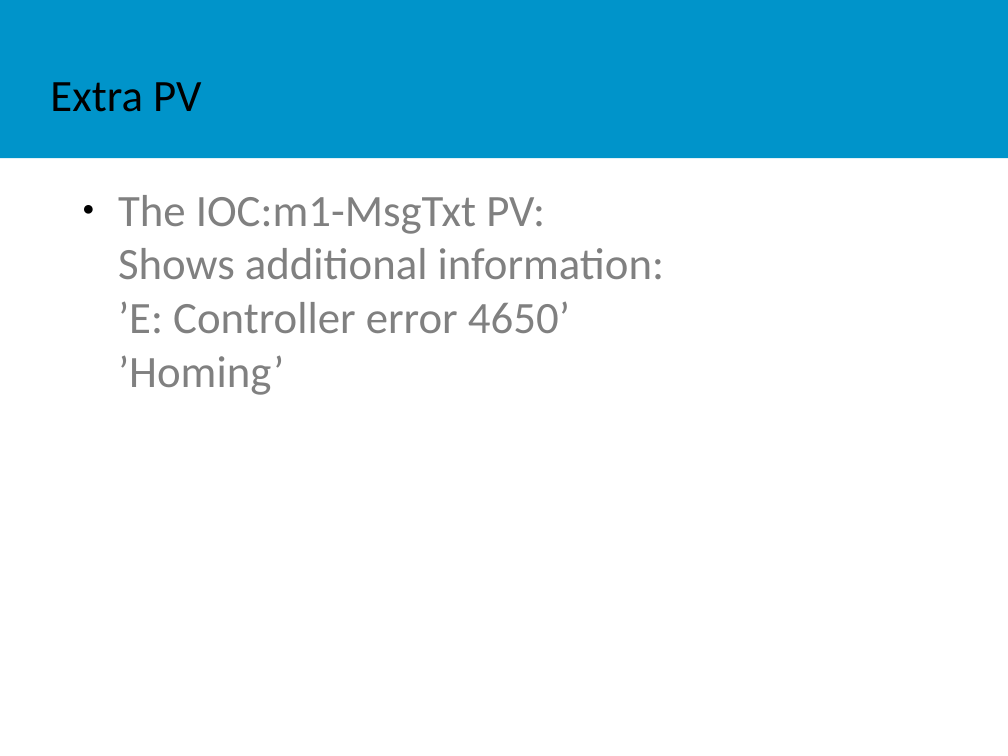
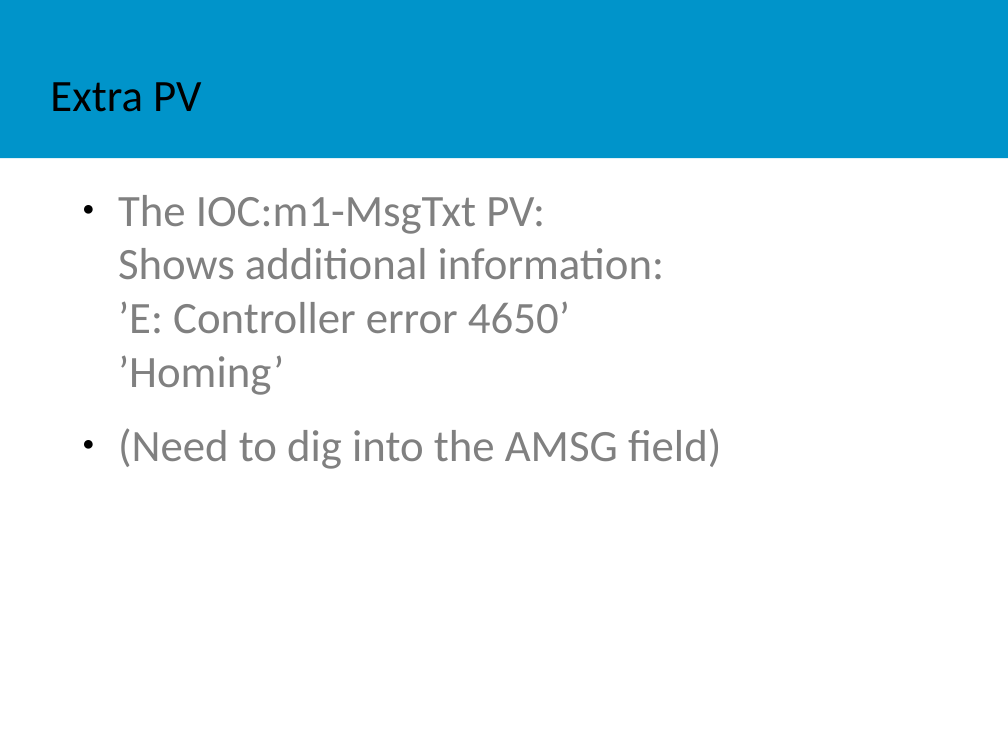
Before and after one commit to EPICS-motor-wg/epics-mwg-discussions, a slide deck: slide 11 of documents/2025-04-10-ISIS_Neutron_and_Muon_Source/2-motion-conrol-EPICS.odp. Drawn at 1008x756 pixels with LibreOffice and Linux fonts; fonts in the diff are those of the drawing; background and template pictures are left out. Boxes give left, top, right and bottom in pixels: in the first picture for what was removed or moved away, otherwise in the second. Text is boxed around its words. In the diff, an @@ line names an element or a change of style, - is before the commit and + after.

```diff
--- a/documents/2025-04-10-ISIS_Neutron_and_Muon_Source/2-motion-conrol-EPICS.odp
+++ b/documents/2025-04-10-ISIS_Neutron_and_Muon_Source/2-motion-conrol-EPICS.odp
@@ text at (x1=118, y1=428, x2=721, y2=469): paragraph added @@
+● (Need to dig into the AMSG field)
```
Also in this commit, not shown: 2 slides added, 4 other files.
